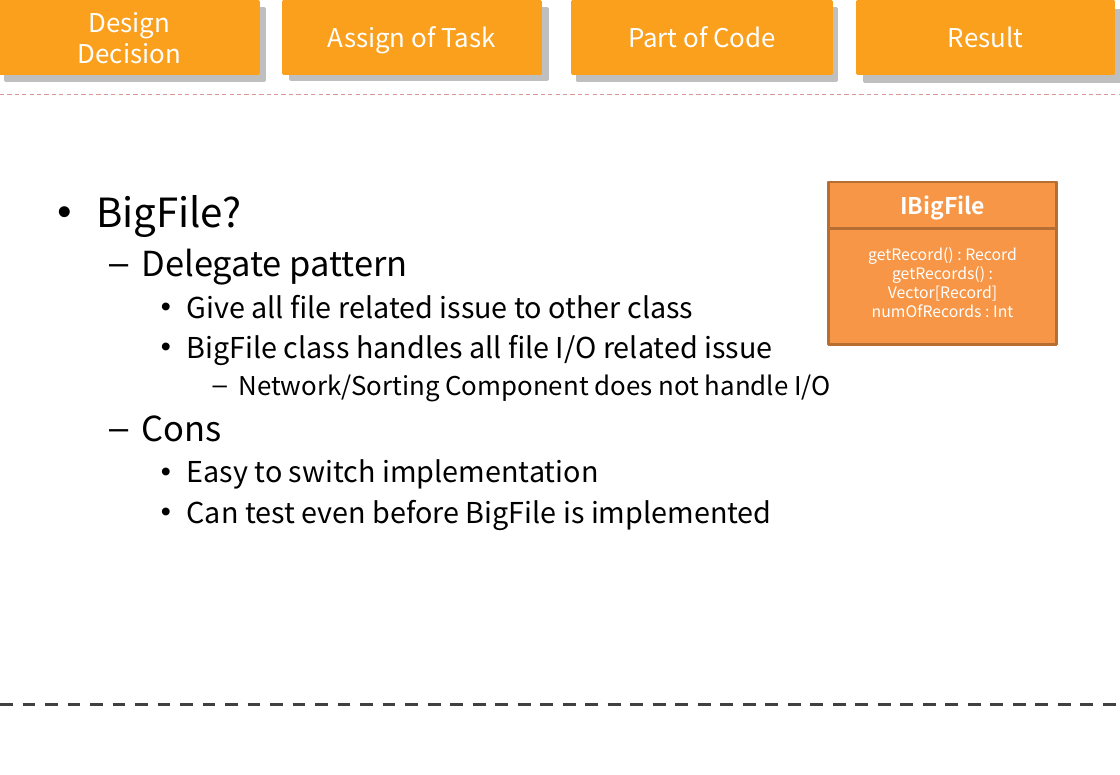
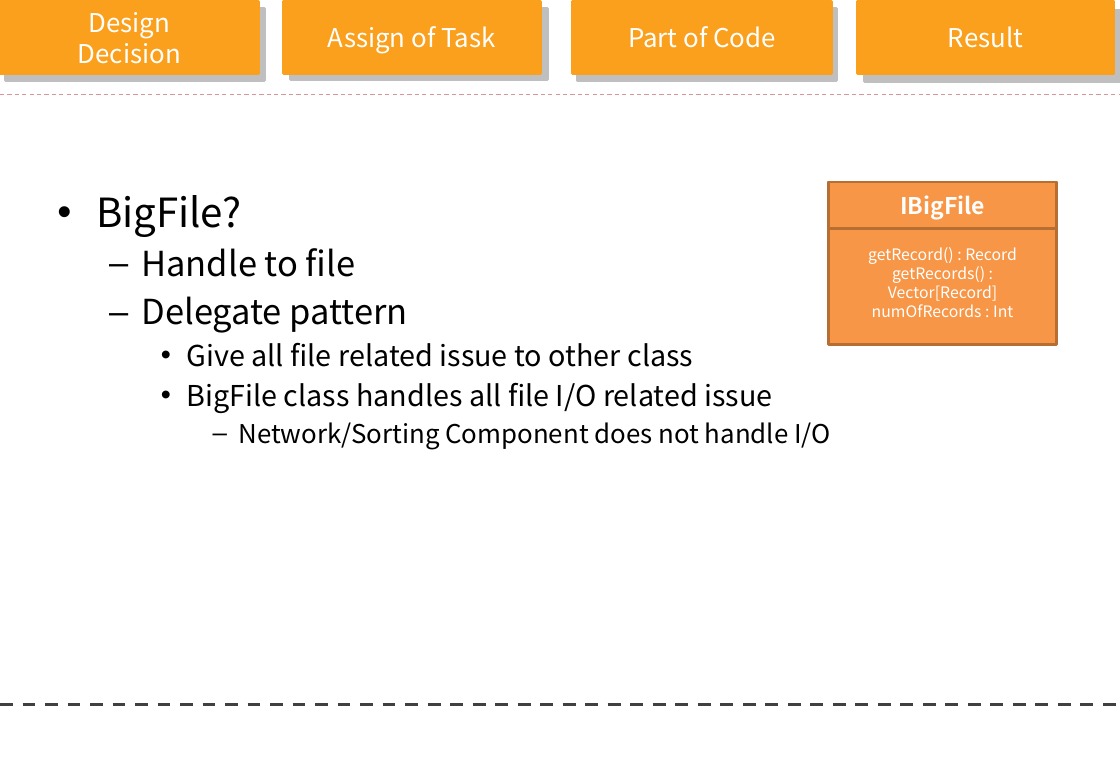
Before and after one commit to clover3/orange, a slide deck: slide 8 of Document/orange_progress.pptx (slide 6 before the commit). Drawn at 1120x775 pixels with LibreOffice and Linux fonts; fonts in the diff are those of the drawing; background and template pictures are left out. Boxes give left, top, right and bottom in pixels: in the first picture for what was removed or moved away, otherwise in the second. Text is boxed around its words. In the diff, an @@ line names an element or a change of style, - is before the commit and + after.

```diff
--- a/Document/orange_progress.pptx
+++ b/Document/orange_progress.pptx
@@ text at (141,248,356,277): paragraph added @@
+  – Handle to file
@@ text at (141,415,772,530): paragraphs removed @@
-  – Cons
-    • Easy to switch implementation
-    • Can test even before BigFile is implemented
```
Also in this commit, not shown: 6 other slides changed, 11 slides added, 3 slides removed.
